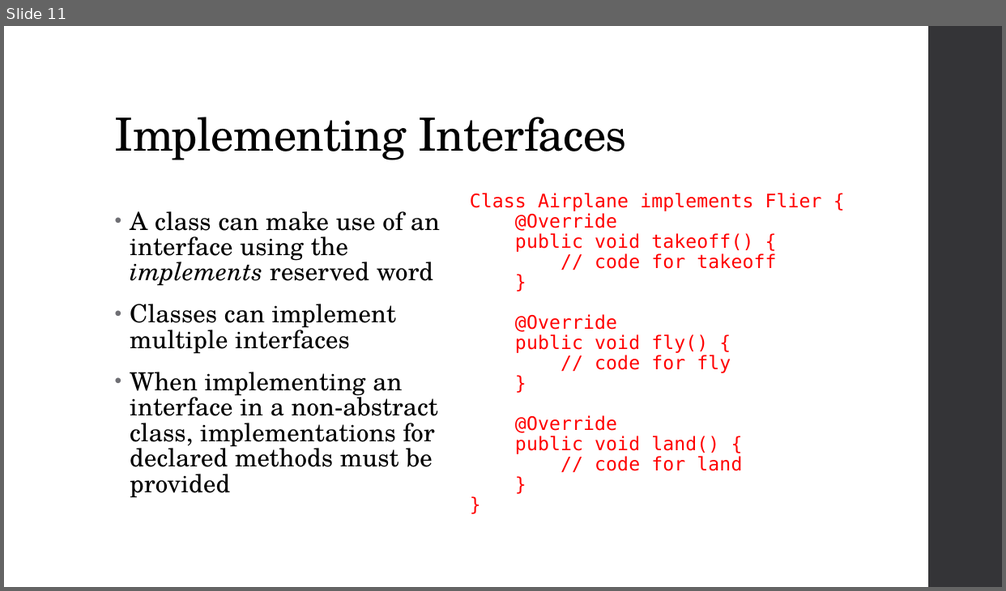
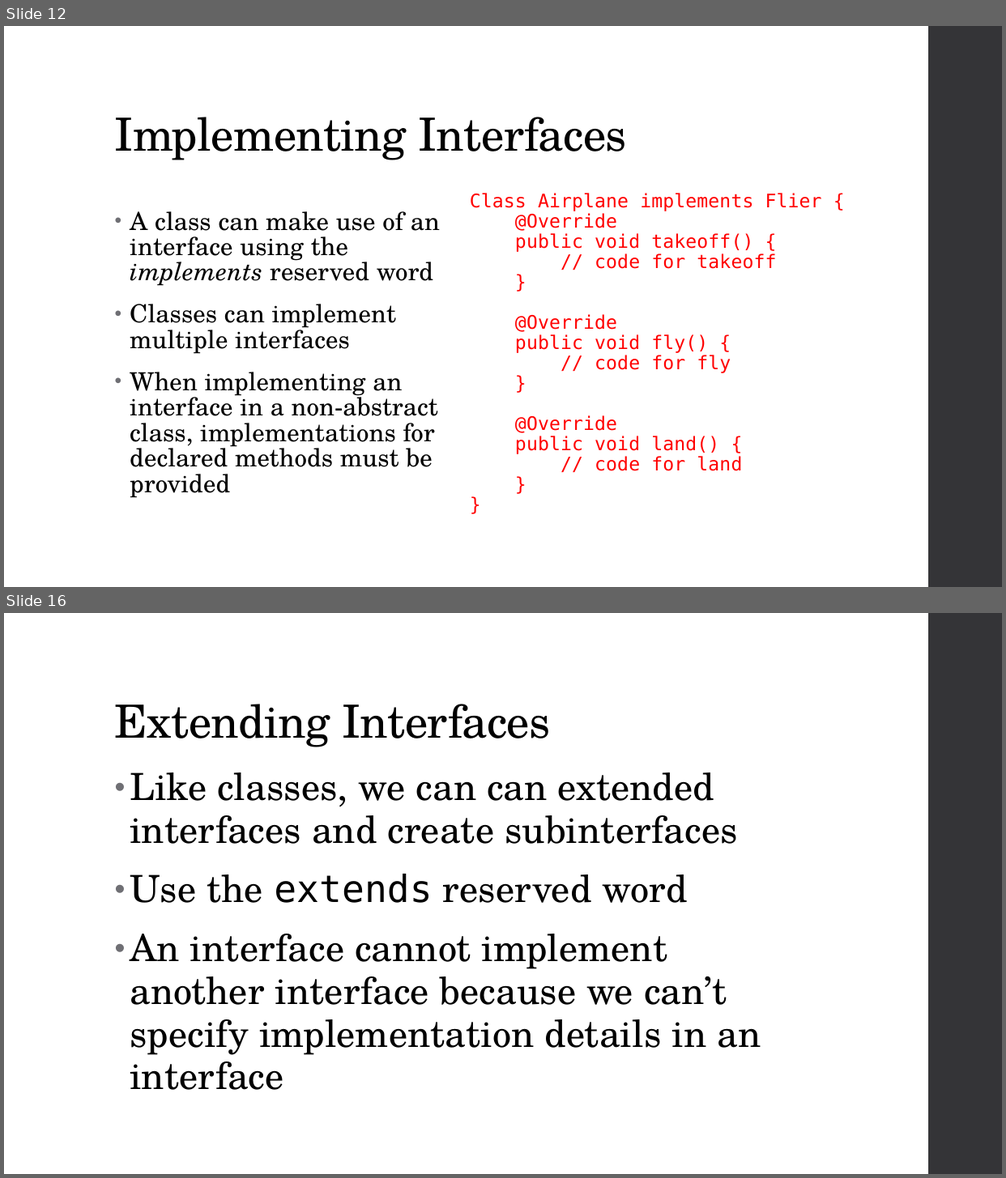
Before and after one commit to zarthur/CSCC-Fundamentals-Android-Notes, a slide deck: week_09_10/week_09_10.pptx. Shown one above the other, each under a label of ours: slide 11 before the commit, slides 12 and 16 after it; the slides between them are not shown. The pictures are 1006x591 and 1006x1178 pixels, drawn with LibreOffice and Linux fonts; fonts in the diff are those of the drawing. Boxes give left, top, right and bottom in pixels: in the first picture for what was removed or moved away, otherwise in the second. Text is boxed around its words. In the diff, an @@ line names an element or a change of style, - is before the commit and + after.

```diff
--- a/week_09_10/week_09_10.pptx
+++ b/week_09_10/week_09_10.pptx
@@ slide 16 added at [4, 613, 1002, 1174], background #FFFFFF; not listed: 1 template element that a slide beside it also shows @@
@@ title added at [115, 704, 550, 747], 44 pt, text #000000 @@
+Extending Interfaces
@@ text added at [130, 773, 761, 1090], 36 pt, text #000000 @@
+• Like classes, we can can extended interfaces and create subinterfaces
+• Use the extends reserved word
+• An interface cannot implement another interface because we can’t specify implementation details in an interface
@@ what was slide 11 is now slide 12 @@
```
Also in this commit, not shown: 6 other slides added, 1 other file.
